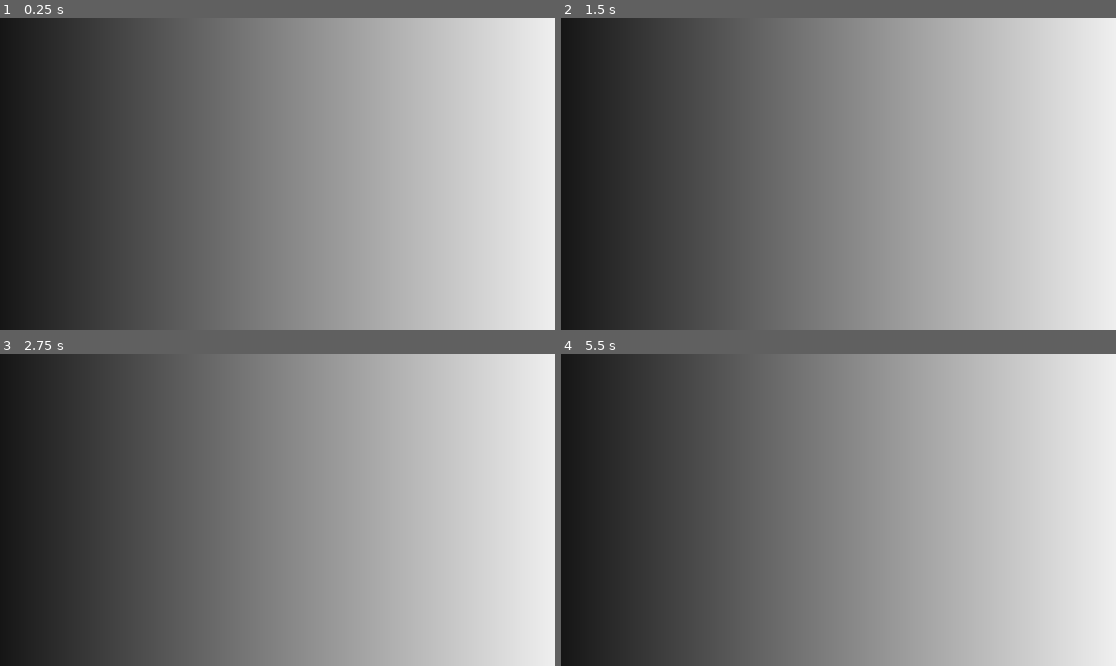
Above: before the commit, frames 1-4 (two rows, left to right).
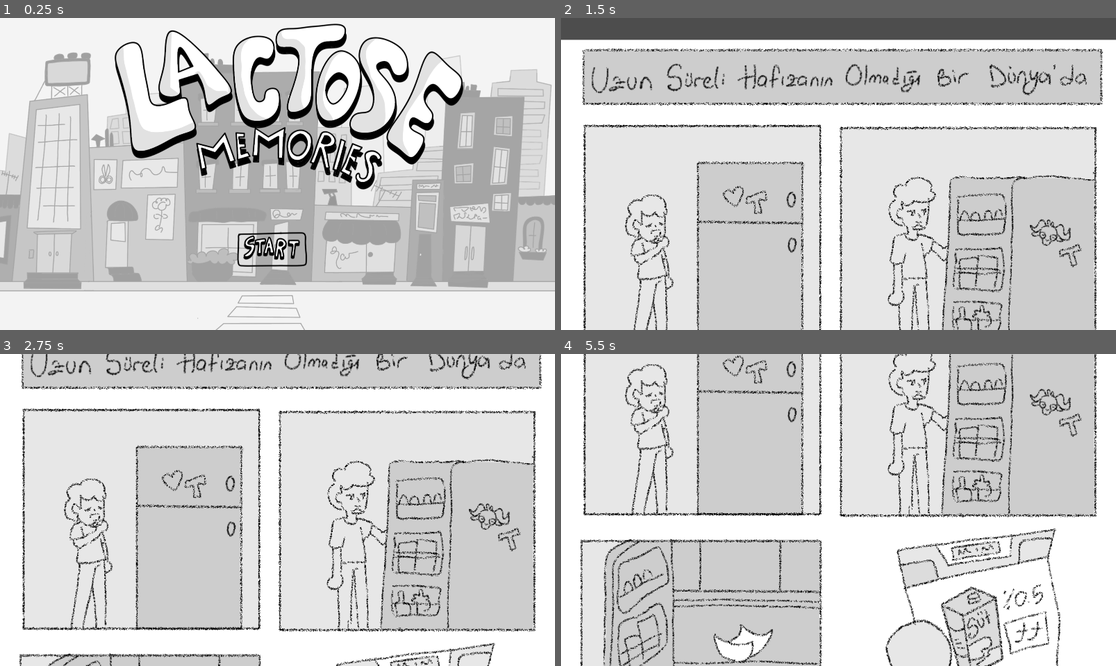
Above: after the commit, the same moments.

Repository: UmtiPako/Memoryless
Game: Godot game, scene res://Scenes/story_start.tscn
Same seed, same stepped clock (60 frames per second), same inputs: the game is played once before the commit and once after it.
Inputs (mouse positions are in pixels of both pictures, inside the frame that each line leads up to):
- Up to frame 1 (0.25 s): no input
- Up to frame 2 (1.5 s): click (832, 248) at 0.52 s; tap Enter (ui_accept) at 1.25 s; hold Right (ui_right) from 1.28 s (still down); tap Shift (Dash) at 1.35 s
- Up to frame 3 (2.75 s): keep holding Right (ui_right); tap Enter (ui_accept) at 1.52, 2.27 s; tap J (attack) at 2.1 s
- Up to frame 4 (5.5 s): release Right (ui_right) at 2.78 s; hold Left (ui_left) 2.78-3.53 s; tap Shift (Dash) at 2.85, 4.35 s; hold Right (ui_right) 3.53-5.03 s; tap J (attack) at 3.6, 5.1 s; tap Enter (ui_accept) at 3.77, 4.52, 5.27 s; hold Left (ui_left) from 5.03 s (still down)

The runs differ from the first frame. In frame 1, 88% of the frame differs, in the area x 0-100%, y 0-100%; in frame 2, 79%; in frame 3, 80%; in frame 4, 83%.

Commit message:
start,fin,sceneler

Diff:
--- a/Scenes/Places/market/Sut.tscn
+++ b/Scenes/Places/market/Sut.tscn
@@ -1,8 +1,12 @@
-[gd_scene load_steps=4 format=3 uid="uid://d3mvqn7ex25a5"]
+[gd_scene load_steps=6 format=3 uid="uid://d3mvqn7ex25a5"]
 
 [ext_resource type="PackedScene" uid="uid://catujxkkpafh6" path="res://Scenes/Places/Sahne_0.tscn" id="1_5g8lt"]
 [ext_resource type="Texture2D" uid="uid://dw1vkw0ww8pci" path="res://Scenes/Places/market/assets/Sür ürünleri.png" id="2_xi01j"]
-[ext_resource type="PackedScene" uid="uid://dh3co6ye3n85j" path="res://Props/Sut.tscn" id="3_xi01j"]
+[ext_resource type="Script" uid="uid://csm2pqsm227oj" path="res://Scenes/Places/market/takesut.gd" id="3_bq72y"]
+[ext_resource type="Texture2D" uid="uid://b7bmvk5iw7m7n" path="res://Scenes/Places/market/assets/HiPaint_1748741677001.png" id="3_xi01j"]
+
+[sub_resource type="RectangleShape2D" id="RectangleShape2D_bq72y"]
+size = Vector2(266, 666)
 
 [node name="Sahne0" instance=ExtResource("1_5g8lt")]
 
@@ -12,5 +16,15 @@
 [node name="The_Guy" parent="." index="5"]
 scale = Vector2(1.2, 1.2)
 
-[node name="PropBase" parent="." index="8" instance=ExtResource("3_xi01j")]
-position = Vector2(1129, 495)
+[node name="Area2D" type="Area2D" parent="." index="8"]
+position = Vector2(1122, 500)
+script = ExtResource("3_bq72y")
+
+[node name="Sprite2D" type="Sprite2D" parent="Area2D" index="0"]
+texture = ExtResource("3_xi01j")
+
+[node name="CollisionShape2D" type="CollisionShape2D" parent="Area2D" index="1"]
+position = Vector2(13, 158)
+shape = SubResource("RectangleShape2D_bq72y")
+
+[connection signal="body_entered" from="Area2D" to="Area2D" method="_on_body_entered"]
--- /dev/null
+++ b/Scenes/Places/market/takesut.gd
@@ -0,0 +1,5 @@
+extends Area2D
+
+
+func _on_body_entered(body: Player) -> void:
+	get_tree().change_scene_to_file("res://UI/endings/SutEnding1.tscn")
--- a/Scenes/story_start.gd
+++ b/Scenes/story_start.gd
@@ -14,3 +14,7 @@
 
 
 	pass
+
+
+func _on_button_button_down() -> void:
+	get_tree().change_scene_to_file("res://UI/endings/Start.tscn")
--- a/Scenes/story_start.tscn
+++ b/Scenes/story_start.tscn
@@ -1,16 +1,22 @@
 [gd_scene load_steps=4 format=3 uid="uid://c1h2lljn02je5"]
 
 [ext_resource type="Script" uid="uid://cjrqcsnwij0uf" path="res://Scenes/story_start.gd" id="1_s3ft2"]
-
-[sub_resource type="Gradient" id="Gradient_52cn5"]
-
-[sub_resource type="GradientTexture1D" id="GradientTexture1D_s3ft2"]
-gradient = SubResource("Gradient_52cn5")
+[ext_resource type="Texture2D" uid="uid://dfyc3bjhalfd" path="res://Scenes/MenuAssets/MainMenu.png" id="2_o25rf"]
+[ext_resource type="Texture2D" uid="uid://dwam34mr7jbbq" path="res://Scenes/MenuAssets/StartButton.png" id="3_16avs"]
 
 [node name="Story Start" type="Node2D"]
 script = ExtResource("1_s3ft2")
 
 [node name="Sprite2D" type="Sprite2D" parent="."]
-position = Vector2(935.5, 552)
-scale = Vector2(8.80859, 1224)
-texture = SubResource("GradientTexture1D_s3ft2")
+position = Vector2(960, 540)
+texture = ExtResource("2_o25rf")
+
+[node name="Button" type="Button" parent="."]
+offset_left = 780.0
+offset_top = 682.0
+offset_right = 1106.0
+offset_bottom = 916.0
+icon = ExtResource("3_16avs")
+flat = true
+
+[connection signal="button_down" from="Button" to="." method="_on_button_button_down"]
--- /dev/null
+++ b/UI/endings/Start.tscn
@@ -0,0 +1,19 @@
+[gd_scene load_steps=3 format=3 uid="uid://b357hut2rs7ro"]
+
+[ext_resource type="Texture2D" uid="uid://2a86fkxbfrcb" path="res://UI/endings/Giris.png" id="1_ubtvp"]
+[ext_resource type="Script" uid="uid://bouykarrko742" path="res://UI/endings/slideUp.gd" id="2_fbbmw"]
+
+[node name="Node2D" type="Node2D"]
+
+[node name="Sprite2D" type="Sprite2D" parent="."]
+position = Vector2(6, 778)
+texture = ExtResource("1_ubtvp")
+script = ExtResource("2_fbbmw")
+
+[node name="Camera2D" type="Camera2D" parent="."]
+zoom = Vector2(1.8, 1.8)
+
+[node name="Timer" type="Timer" parent="."]
+wait_time = 16.0
+
+[connection signal="timeout" from="Timer" to="Sprite2D" method="_on_timer_timeout"]
--- /dev/null
+++ b/UI/endings/SutEnding1.tscn
@@ -0,0 +1,19 @@
+[gd_scene load_steps=3 format=3 uid="uid://dlnyffosgqtus"]
+
+[ext_resource type="Texture2D" uid="uid://ekoee0rdtyrm" path="res://UI/endings/toplu.png" id="1_7gcck"]
+[ext_resource type="Script" uid="uid://bouykarrko742" path="res://UI/endings/slideUp.gd" id="2_0v70u"]
+
+[node name="Node2D" type="Node2D"]
+
+[node name="Sprite2D" type="Sprite2D" parent="."]
+position = Vector2(3, 647)
+texture = ExtResource("1_7gcck")
+script = ExtResource("2_0v70u")
+
+[node name="Camera2D" type="Camera2D" parent="."]
+zoom = Vector2(1.8, 1.8)
+
+[node name="Timer" type="Timer" parent="."]
+wait_time = 16.0
+
+[connection signal="timeout" from="Timer" to="Sprite2D" method="_on_timer_timeout"]
--- /dev/null
+++ b/UI/endings/slideUp.gd
@@ -0,0 +1,13 @@
+extends Sprite2D
+@onready var timer: Timer = $"../Timer"
+var over : bool = false
+func _process(delta: float) -> void:
+	if not over:
+		self.position.y = self.position.y -80*delta
+
+func _ready() -> void:
+	timer.start()
+
+
+func _on_timer_timeout() -> void:
+	over = true
Binary file added: Scenes/MenuAssets/MainMenu.png
Binary file added: Scenes/MenuAssets/StartButton.png
Not shown, added: Scenes/Places/market/takesut.gd.uid
Binary file added: UI/endings/Buton.png
Binary file added: UI/endings/Giris.png
Binary file added: UI/endings/HiPaint_1748740145546.png
Binary file added: UI/endings/HiPaint_1748740153586.png
Binary file added: UI/endings/HiPaint_1748740155727.png
Binary file added: UI/endings/HiPaint_1748740157036.png
Binary file added: UI/endings/HiPaint_1748740158560.png
Binary file added: UI/endings/HiPaint_1748740160370.png
Binary file added: UI/endings/Kaybettin.png
(and 3 more such lines)
